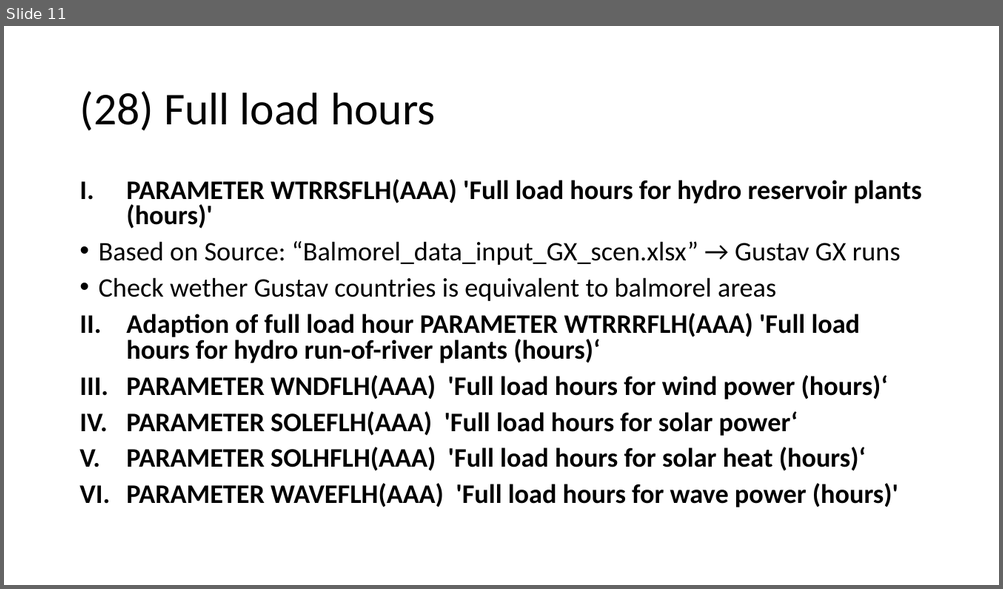
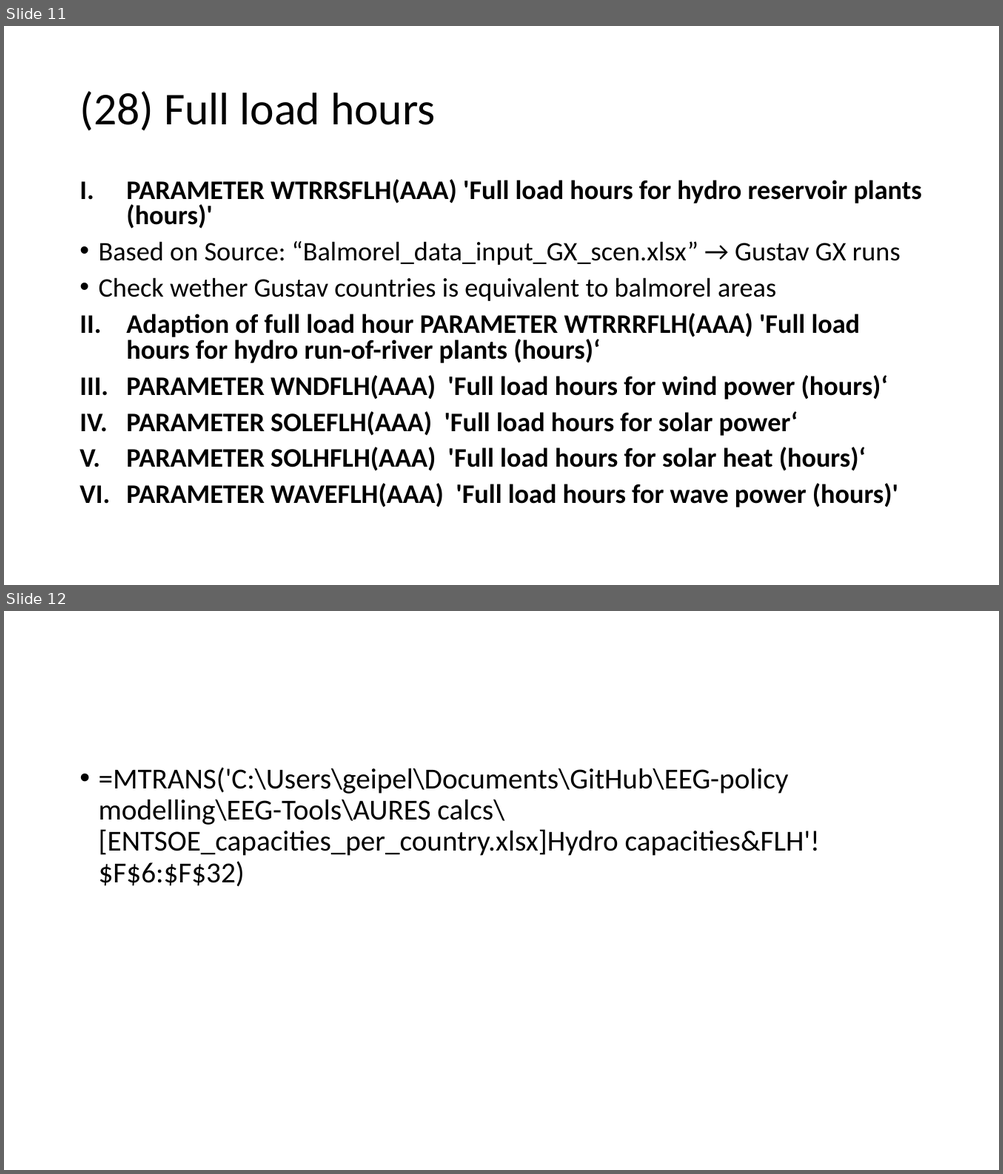
Before and after one commit to EEG-policy-modelling/EEG-Tools, a slide deck: Balmorel_guidance.pptx. Shown one above the other, each under a label of ours: slide 11 before the commit, slides 11 and 12 after it. The pictures are 1003x589 and 1003x1174 pixels, drawn with LibreOffice and Linux fonts; fonts in the diff are those of the drawing. Boxes give left, top, right and bottom in pixels: in the first picture for what was removed or moved away, otherwise in the second. Text is boxed around its words. In the diff, an @@ line names an element or a change of style, - is before the commit and + after.

```diff
--- a/Balmorel_guidance.pptx
+++ b/Balmorel_guidance.pptx
@@ slide 12 added at (x1=4, y1=611, x2=999, y2=1170), background #FFFFFF @@
@@ text added at (x1=99, y1=767, x2=819, y2=887), 28 pt, text #000000 @@
+• =MTRANS('C:\Users\geipel\Documents\GitHub\EEG-policy modelling\EEG-Tools\AURES calcs\[ENTSOE_capacities_per_country.xlsx]Hydro capacities&FLH'!$F$6:$F$32)
```
Also in this commit, not shown: 9 other files.
